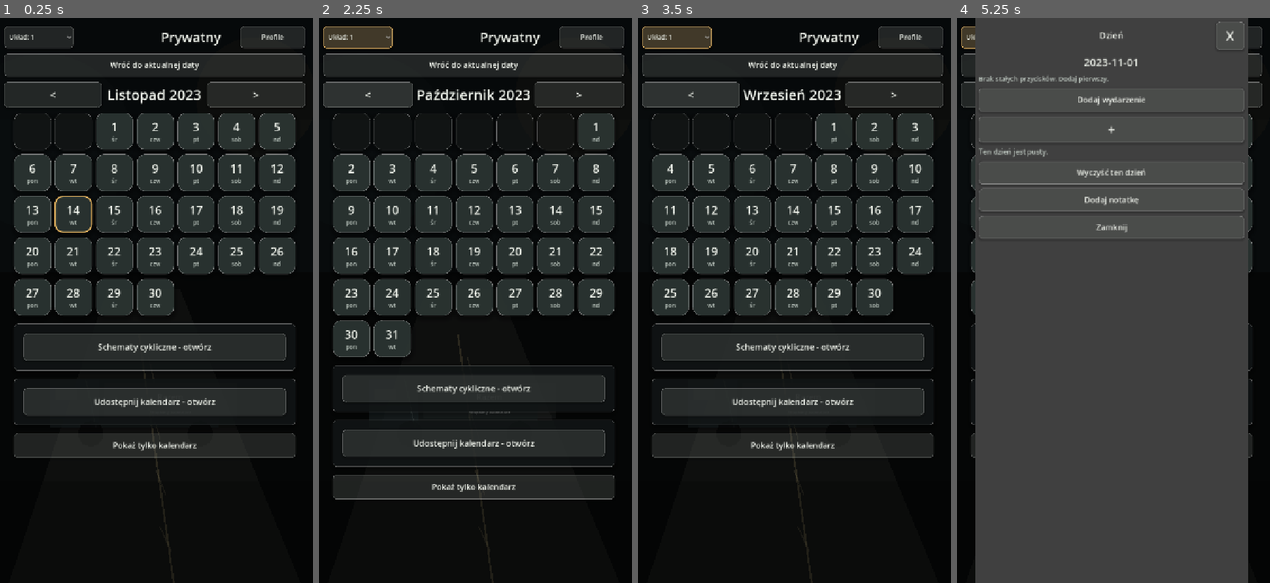
Above: before the commit, frames 1-4 (left to right).
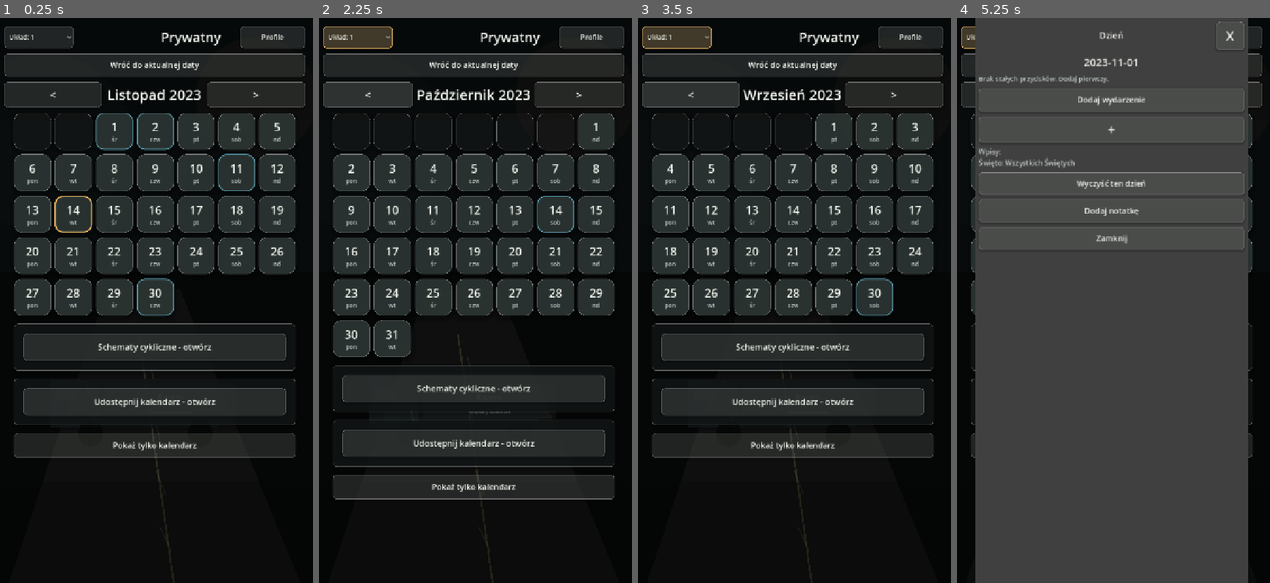
Above: after the commit, the same moments.

Repository: ElKlient/IDOL-Genesis
Game: Godot game, scene res://scenes/main.tscn
Same seed, same stepped clock (60 frames per second), same inputs: the game is played once before the commit and once after it.
Inputs (mouse positions are in pixels of both pictures, inside the frame that each line leads up to):
- Up to frame 1 (0.25 s): no input
- Up to frame 2 (2.25 s): click "Układ: 1" at 0.5 s; click "Wróć do aktualnej daty" at 1.25 s; click "<" at 2 s
- Up to frame 3 (3.5 s): click "<" at 2.75 s
- Up to frame 4 (5.25 s): click ">" at 3.5 s; click ">" at 4.25 s; click (1069, 131) at 5.02 s

The runs differ from the first frame. In frame 1, 0.4% of the frame differs, in the area x 30-82%, y 16-53%; in frame 2, less than 0.1%; in frame 3, 0.1%; in frame 4, 1.8%, in the area x 6-92%, y 23-41%.

Commit message:
Add Polish holiday markers

Diff:
--- a/apps/wspolny-kalendarz/scripts/main.gd
+++ b/apps/wspolny-kalendarz/scripts/main.gd
@@ -38,6 +38,7 @@
 const COLOR_TEXT_MUTED := Color(0.76, 0.80, 0.77)
 const COLOR_TEXT_DIM := Color(0.54, 0.58, 0.55)
 const COLOR_TODAY := Color(0.92, 0.72, 0.38)
+const COLOR_HOLIDAY := Color(0.45, 0.80, 0.90, 0.78)
 const CATEGORY_COLOR_NAMES := [
 	"Czerwony",
 	"Zielony",
@@ -53,6 +54,35 @@
 	Color(0.34, 0.46, 0.58, 0.88),
 	Color(0.46, 0.35, 0.58, 0.88),
 	Color(0.42, 0.46, 0.45, 0.88),
+]
+const FIXED_POLISH_HOLIDAYS := [
+	{"month": 1, "day": 1, "name": "Nowy Rok"},
+	{"month": 1, "day": 6, "name": "Święto Trzech Króli / Objawienie Pańskie"},
+	{"month": 1, "day": 21, "name": "Dzień Babci"},
+	{"month": 1, "day": 22, "name": "Dzień Dziadka"},
+	{"month": 2, "day": 2, "name": "Ofiarowanie Pańskie / Matki Boskiej Gromnicznej"},
+	{"month": 2, "day": 14, "name": "Walentynki"},
+	{"month": 3, "day": 8, "name": "Dzień Kobiet"},
+	{"month": 4, "day": 14, "name": "Święto Chrztu Polski"},
+	{"month": 5, "day": 1, "name": "Święto Pracy"},
+	{"month": 5, "day": 2, "name": "Dzień Flagi RP"},
+	{"month": 5, "day": 3, "name": "Święto Konstytucji 3 Maja"},
+	{"month": 5, "day": 26, "name": "Dzień Matki"},
+	{"month": 6, "day": 1, "name": "Dzień Dziecka"},
+	{"month": 6, "day": 23, "name": "Dzień Ojca"},
+	{"month": 8, "day": 15, "name": "Wniebowzięcie NMP / Święto Wojska Polskiego"},
+	{"month": 9, "day": 30, "name": "Dzień Chłopaka"},
+	{"month": 10, "day": 14, "name": "Dzień Edukacji Narodowej"},
+	{"month": 11, "day": 1, "name": "Wszystkich Świętych"},
+	{"month": 11, "day": 2, "name": "Zaduszki"},
+	{"month": 11, "day": 11, "name": "Narodowe Święto Niepodległości"},
+	{"month": 11, "day": 30, "name": "Andrzejki"},
+	{"month": 12, "day": 6, "name": "Mikołajki"},
+	{"month": 12, "day": 24, "name": "Wigilia Bożego Narodzenia"},
+	{"month": 12, "day": 25, "name": "Boże Narodzenie - pierwszy dzień"},
+	{"month": 12, "day": 26, "name": "Boże Narodzenie - drugi dzień"},
+	{"month": 12, "day": 27, "name": "Narodowy Dzień Zwycięskiego Powstania Wielkopolskiego"},
+	{"month": 12, "day": 31, "name": "Sylwester"},
 ]
 
 var current_year: int
@@ -124,6 +154,7 @@
 var system_days_start_key_value := ""
 var pending_system_scheme_delete_id := ""
 var system_scheme_event_ids_by_day: Dictionary = {}
+var holiday_cache_by_year: Dictionary = {}
 
 var selected_day_key := ""
 var selected_day_year := 0
@@ -764,6 +795,7 @@
 	var detail_events := _event_details_for_day(key)
 	var has_note := _notes().has(key) and String(_notes()[key]).strip_edges() != ""
 	var is_today := _is_today(year, month, day)
+	var has_holiday := not _holiday_names_for_day(year, month, day).is_empty()
 	var color := _color_for_day(event_ids)
 
 	var button := Button.new()
@@ -772,10 +804,10 @@
 	button.size_flags_horizontal = Control.SIZE_EXPAND_FILL
 	button.clip_text = true
 	button.focus_mode = Control.FOCUS_NONE
-	button.add_theme_stylebox_override("normal", _tile_style(color, is_today, not event_ids.is_empty() or not detail_events.is_empty() or has_note))
-	button.add_theme_stylebox_override("hover", _tile_style(color.lightened(0.06), is_today, true))
-	button.add_theme_stylebox_override("pressed", _tile_style(color.darkened(0.08), is_today, true))
-	button.add_theme_stylebox_override("focus", _tile_style(color, true, true))
+	button.add_theme_stylebox_override("normal", _tile_style(color, is_today, not event_ids.is_empty() or not detail_events.is_empty() or has_note, has_holiday))
+	button.add_theme_stylebox_override("hover", _tile_style(color.lightened(0.06), is_today, true, has_holiday))
+	button.add_theme_stylebox_override("pressed", _tile_style(color.darkened(0.08), is_today, true, has_holiday))
+	button.add_theme_stylebox_override("focus", _tile_style(color, true, true, has_holiday))
 	_fill_day_tile(button, year, month, day, event_ids, detail_events, has_note, compact, year_overview)
 	if compact or year_overview:
 		_connect_tap(button, Callable(self, "_open_single_month_from_overview").bind(year, month))
@@ -982,6 +1014,8 @@
 
 	var event_ids := _event_ids_for_day(selected_day_key)
 	var lines: Array[String] = []
+	for holiday_name in _holiday_names_for_day(selected_day_year, selected_day_month, selected_day_number):
+		lines.append("Święto: %s" % holiday_name)
 	for event_id in event_ids:
 		var category: Dictionary = _category_by_id(String(event_id))
 		if not category.is_empty():
@@ -2225,6 +2259,98 @@
 	}
 
 
+func _holiday_names_for_day(year: int, month: int, day: int) -> Array[String]:
+	var key := _date_key(year, month, day)
+	var holidays := _polish_holidays_for_year(year)
+	var names: Array[String] = []
+	if not holidays.has(key) or not (holidays[key] is Array):
+		return names
+
+	for item in holidays[key]:
+		var name := String(item).strip_edges()
+		if name != "":
+			names.append(name)
+	return names
+
+
+func _polish_holidays_for_year(year: int) -> Dictionary:
+	if holiday_cache_by_year.has(year) and holiday_cache_by_year[year] is Dictionary:
+		return holiday_cache_by_year[year]
+
+	var holidays: Dictionary = {}
+	for item in FIXED_POLISH_HOLIDAYS:
+		if not (item is Dictionary):
+			continue
+		var holiday: Dictionary = item as Dictionary
+		_add_holiday(holidays, _date_key(year, int(holiday.get("month", 1)), int(holiday.get("day", 1))), String(holiday.get("name", "")))
+
+	var easter := _easter_date(year)
+	if not easter.is_empty():
+		var easter_month := int(easter.get("month", 1))
+		var easter_day := int(easter.get("day", 1))
+		_add_relative_holiday(holidays, year, easter_month, easter_day, -52, "Tłusty Czwartek")
+		_add_relative_holiday(holidays, year, easter_month, easter_day, -46, "Środa Popielcowa")
+		_add_relative_holiday(holidays, year, easter_month, easter_day, -7, "Niedziela Palmowa")
+		_add_relative_holiday(holidays, year, easter_month, easter_day, -3, "Wielki Czwartek")
+		_add_relative_holiday(holidays, year, easter_month, easter_day, -2, "Wielki Piątek")
+		_add_relative_holiday(holidays, year, easter_month, easter_day, -1, "Wielka Sobota")
+		_add_relative_holiday(holidays, year, easter_month, easter_day, 0, "Niedziela Wielkanocna")
+		_add_relative_holiday(holidays, year, easter_month, easter_day, 1, "Poniedziałek Wielkanocny")
+		_add_relative_holiday(holidays, year, easter_month, easter_day, 7, "Święto Miłosierdzia Bożego")
+		_add_relative_holiday(holidays, year, easter_month, easter_day, 42, "Wniebowstąpienie Pańskie")
+		_add_relative_holiday(holidays, year, easter_month, easter_day, 49, "Zesłanie Ducha Świętego / Zielone Świątki")
+		_add_relative_holiday(holidays, year, easter_month, easter_day, 60, "Boże Ciało")
+
+	holiday_cache_by_year[year] = holidays
+	return holidays
+
+
+func _add_relative_holiday(holidays: Dictionary, year: int, month: int, day: int, day_offset: int, name: String) -> void:
+	_add_holiday(holidays, _date_key_with_day_offset(year, month, day, day_offset), name)
+
+
+func _add_holiday(holidays: Dictionary, key: String, name: String) -> void:
+	var clean_name := name.strip_edges()
+	if key == "" or clean_name == "":
+		return
+
+	var names: Array = []
+	if holidays.has(key) and holidays[key] is Array:
+		names = holidays[key]
+	if not names.has(clean_name):
+		names.append(clean_name)
+	holidays[key] = names
+
+
+func _date_key_with_day_offset(year: int, month: int, day: int, day_offset: int) -> String:
+	var unix_time := _unix_from_date(year, month, day) + day_offset * 86400
+	var date := Time.get_datetime_dict_from_unix_time(unix_time)
+	return _date_key(int(date["year"]), int(date["month"]), int(date["day"]))
+
+
+func _easter_date(year: int) -> Dictionary:
+	var a := year % 19
+	var b := int(year / 100)
+	var c := year % 100
+	var d := int(b / 4)
+	var e := b % 4
+	var f := int((b + 8) / 25)
+	var g := int((b - f + 1) / 3)
+	var h := (19 * a + b - d - g + 15) % 30
+	var i := int(c / 4)
+	var k := c % 4
+	var l := (32 + 2 * e + 2 * i - h - k) % 7
+	var m := int((a + 11 * h + 22 * l) / 451)
+	var value := h + l - 7 * m + 114
+	var month := int(value / 31)
+	var day := value % 31 + 1
+	return {
+		"year": year,
+		"month": month,
+		"day": day,
+	}
+
+
 func _is_today(year: int, month: int, day: int) -> bool:
 	var now := Time.get_datetime_dict_from_system()
 	return year == int(now["year"]) and month == int(now["month"]) and day == int(now["day"])
@@ -2498,13 +2624,15 @@
 	return box
 
 
-func _tile_style(color: Color, is_today: bool, has_items: bool) -> StyleBoxFlat:
+func _tile_style(color: Color, is_today: bool, has_items: bool, has_holiday: bool = false) -> StyleBoxFlat:
 	var style := StyleBoxFlat.new()
 	style.bg_color = color
 	style.set_corner_radius_all(18)
-	style.set_border_width_all(3 if is_today else 1)
+	style.set_border_width_all(3 if is_today else (2 if has_holiday else 1))
 	if is_today:
 		style.border_color = COLOR_TODAY
+	elif has_holiday:
+		style.border_color = COLOR_HOLIDAY
 	elif has_items:
 		style.border_color = Color(1.0, 1.0, 1.0, 0.28)
 	else:
